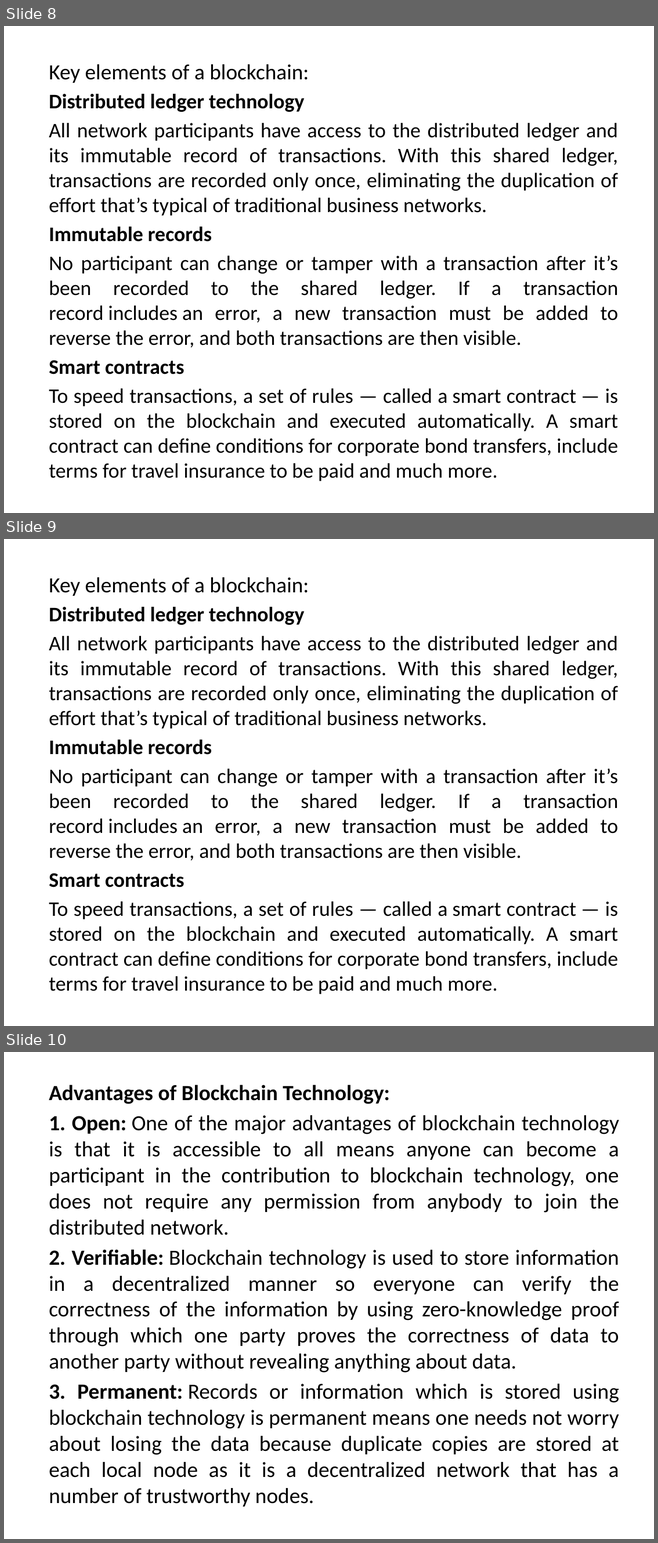
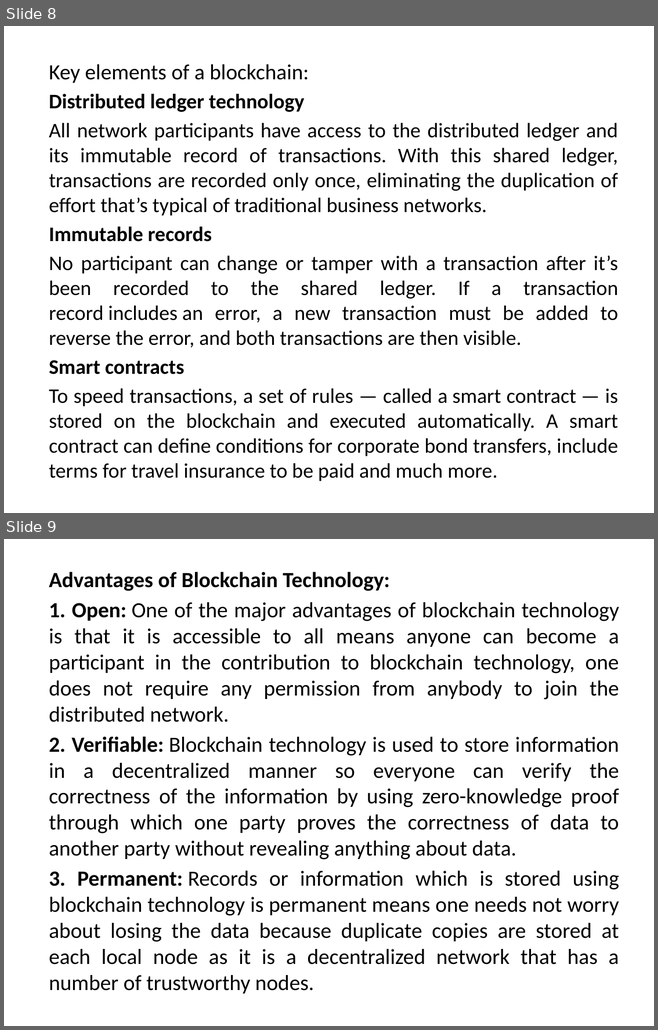
Before and after one commit to sinister-virus/6th_Sem, a slide deck: BCT - Block Chain Technology/BCT_Notes/BCT_Notes_Unit_1.pptx. Shown one above the other, each under a label of ours: slides 8, 9 and 10 before the commit, slides 8 and 9 after it. The pictures are 658x1543 and 658x1030 pixels, drawn with LibreOffice and Linux fonts; fonts in the diff are those of the drawing. Boxes give left, top, right and bottom in pixels: in the first picture for what was removed or moved away, otherwise in the second. Text is boxed around its words. In the diff, an @@ line names an element or a change of style, - is before the commit and + after.

```diff
--- a/BCT - Block Chain Technology/BCT_Notes/BCT_Notes_Unit_1.pptx
+++ b/BCT - Block Chain Technology/BCT_Notes/BCT_Notes_Unit_1.pptx
@@ slide 9 removed at (x1=4, y1=539, x2=654, y2=1026), background #FFFFFF @@
@@ text removed at (x1=49, y1=577, x2=618, y2=994) @@
-Key elements of a blockchain:
-Distributed ledger technology
-All network participants have access to the distributed ledger and its immutable record of transactions. With this shared ledger, transactions are recorded only once, eliminating the duplication of effort that’s typical of traditional business networks.
-Immutable records
-No participant can change or tamper with a transaction after it’s been recorded to the shared ledger. If a transaction record includes an error, a new transaction must be added to reverse the error, and both transactions are then visible.
-Smart contracts
-To speed transactions, a set of rules — called a smart contract — is stored on the blockchain and executed automatically. A smart contract can define conditions for corporate bond transfers, include terms for travel insurance to be paid and much more.
@@ what was slide 10 is now slide 9 @@
```
Also in this commit, not shown: 1 other file.
